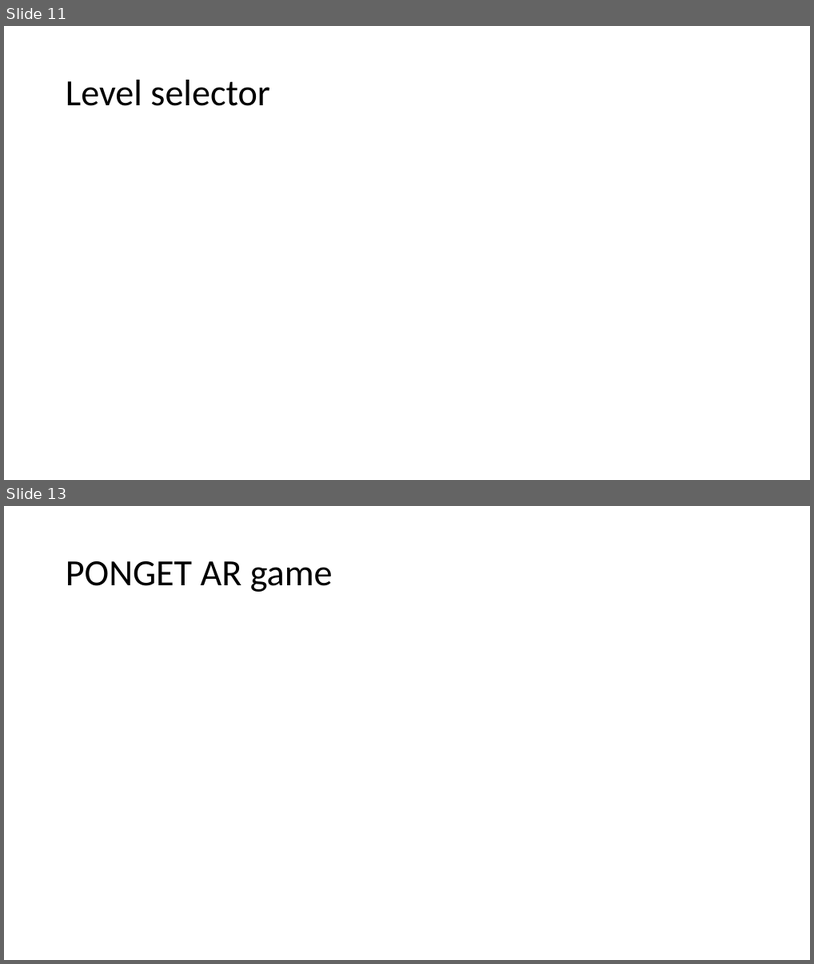
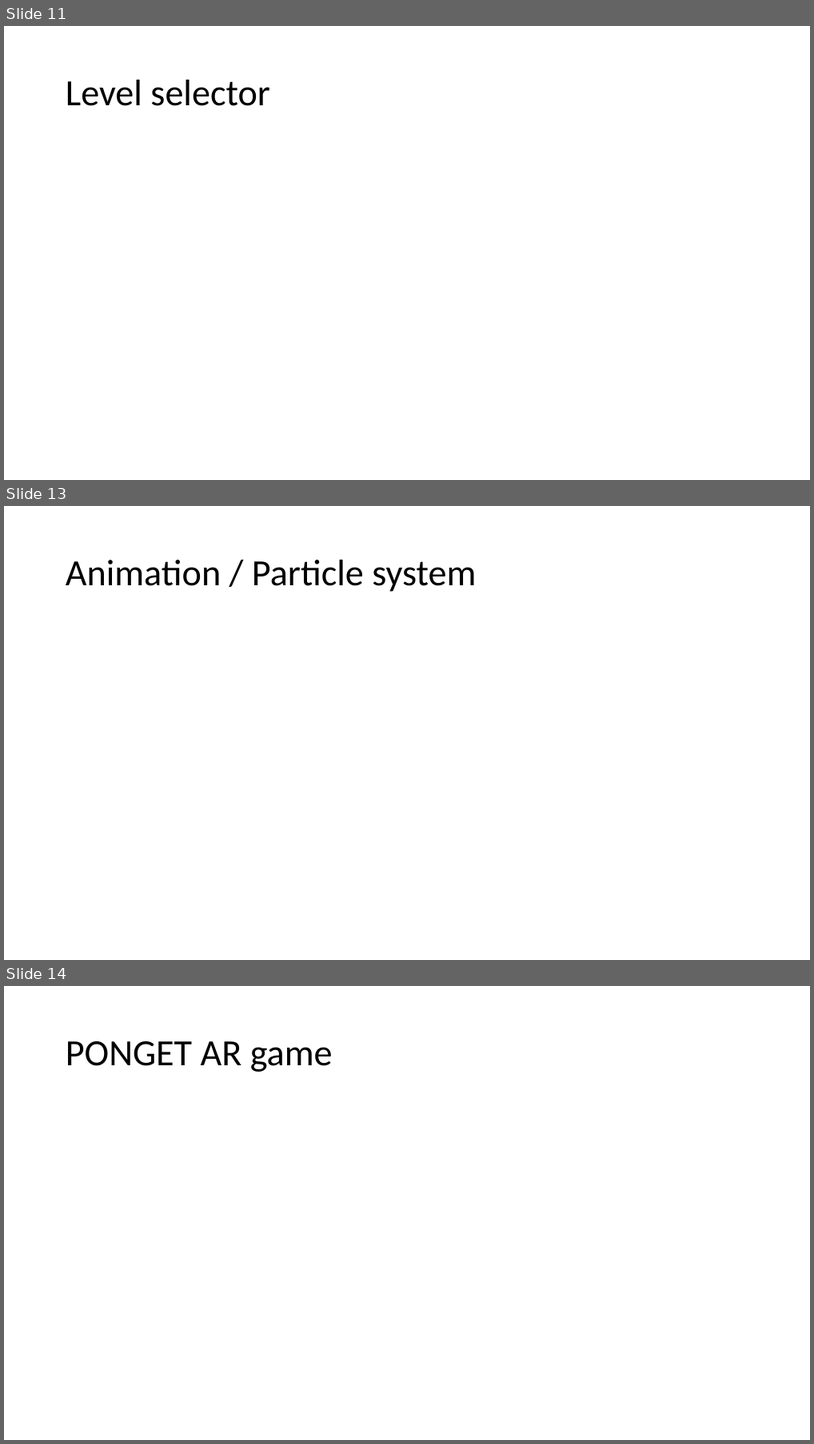
Before and after one commit to JoshEduGithub/ResubmissionworkMobileGames, a slide deck: MobileGameDev-Re/DraftPresentation.pptx. Shown one above the other, each under a label of ours: slides 11 and 13 before the commit, slides 11, 13 and 14 after it; the slides between them are not shown. The pictures are 814x964 and 814x1444 pixels, drawn with LibreOffice and Linux fonts; fonts in the diff are those of the drawing. Boxes give left, top, right and bottom in pixels: in the first picture for what was removed or moved away, otherwise in the second. Text is boxed around its words. In the diff, an @@ line names an element or a change of style, - is before the commit and + after.

```diff
--- a/MobileGameDev-Re/DraftPresentation.pptx
+++ b/MobileGameDev-Re/DraftPresentation.pptx
@@ slide 13 added at <box>4,506,810,960</box>, background #FFFFFF @@
@@ title added at <box>66,560,476,592</box>, 44 pt, text #000000 @@
+Animation / Particle system
@@ what was slide 13 is now slide 14 @@
```
Also in this commit, not shown: 1 slide changed, 34 other files.
